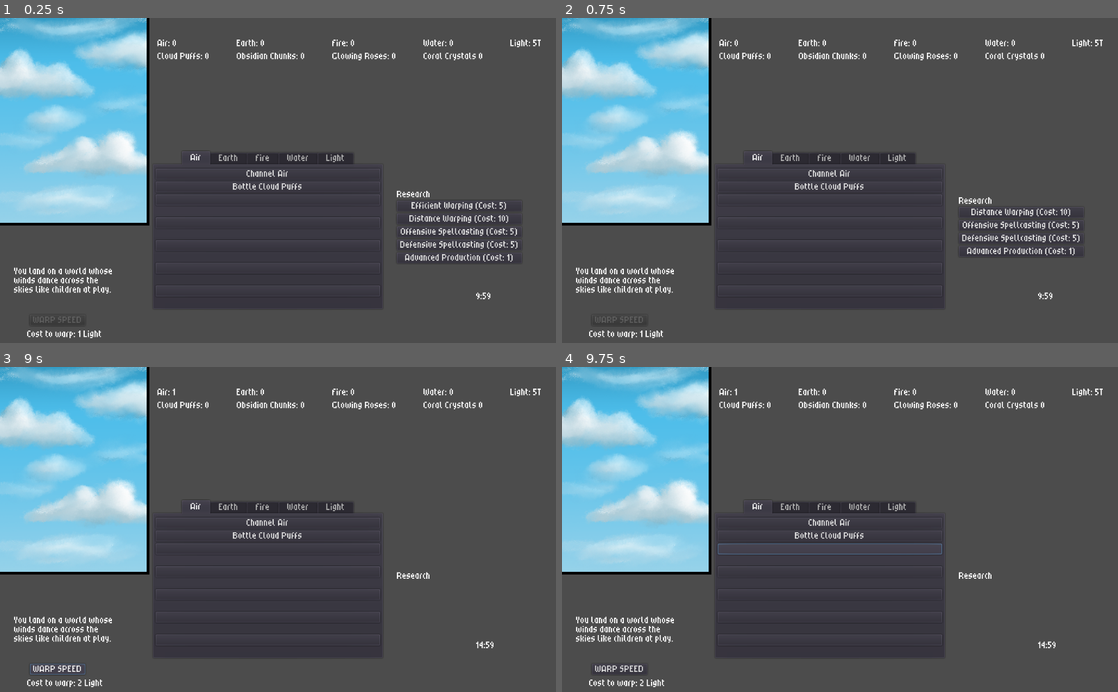
Above: before the commit, frames 1-4 (two rows, left to right).
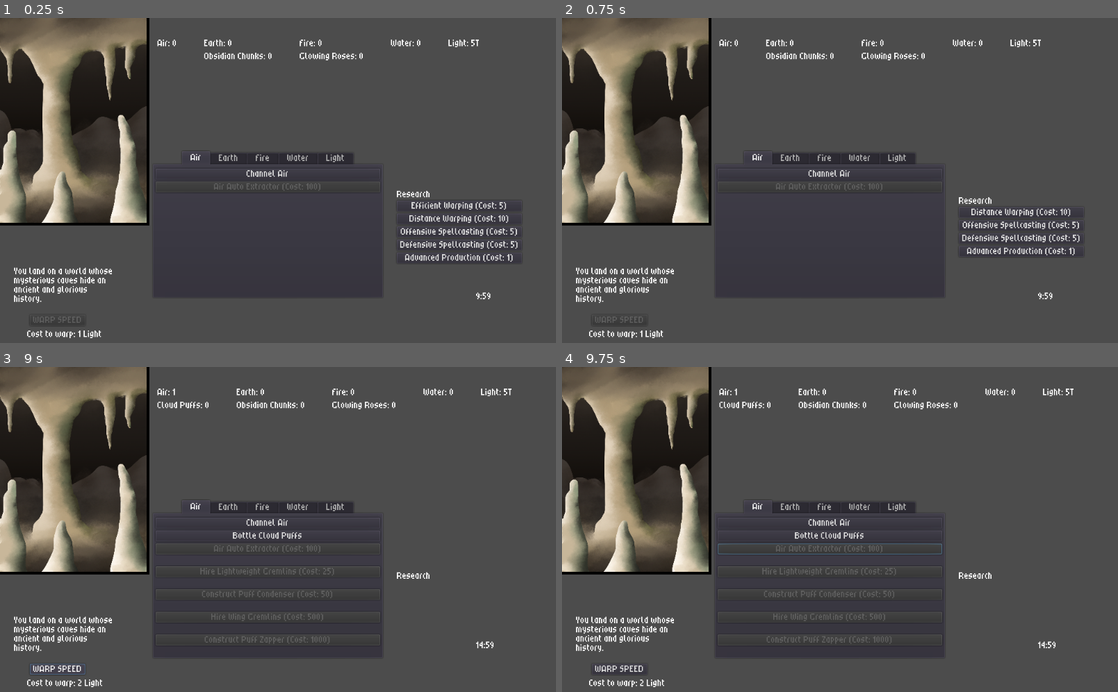
Above: after the commit, the same moments.

Repository: Kevin-Mortimer-19/Spellwarp
Game: Godot game, scene res://Scenes/Dimension.tscn
The game is run twice, just before and just after one commit, with the same random seed, the same clock (stepped at 60 frames per second) and the same inputs.
Inputs (mouse positions are in pixels of both pictures, inside the frame that each line leads up to):
- Up to frame 1 (0.25 s): no input
- Up to frame 2 (0.75 s): click "Efficient Warping (Cost: 5)" at 0.5 s
- Up to frame 3 (9 s): click "Distance Warping (Cost: 10)" at 1.25 s; click "Prosperous Warping (Cost: 10)" at 2 s; click "Offensive Spellcasting (Cost:…" at 2.75 s; click "Defensive Spellcasting (Cost:…" at 3.5 s; click "Efficient Spellcasting (Cost:…" at 4.25 s; click "Advanced Production (Cost: 1)" at 5 s; click "Speedy Gremlins (Cost: 10)" at 5.75 s; click "Powerful Extractors (Cost: 10)" at 6.5 s; click "Channel Air" at 7.25 s; click (266, 536) at 8 s, where only the run before the commit has a clickable "Bottle Cloud Puffs"; click "WARP SPEED" at 8.75 s
- Up to frame 4 (9.75 s): click (828, 549) at 9.52 s

The runs differ from the first frame. In frame 1, 18% of the frame differs, in the area x 0-98%, y 0-90%; in frame 2, 18%; in frame 3, 18%; in frame 4, 18%.
Error before the commit: Parse Error: Mixed tabs and spaces in indentation. (res://Scripts/PassiveController.gd:141)

Commit message:
earth auto extractor bugfix

Diff:
--- a/Scripts/PassiveController.gd
+++ b/Scripts/PassiveController.gd
@@ -138,12 +138,13 @@
 	all_passives.append(air_passive_4)
 
 
-  earth_passive_0 = resource_creator.new(100, 1, 1, earth_button_0, earth_timer_0, earth_label_0, "Earth Auto Extractor", list.RES.EARTH)
+	earth_passive_0 = resource_creator.new(100, 1, 1, earth_button_0, earth_timer_0, earth_label_0, "Earth Auto Extractor", list.RES.EARTH)
 	earth_passive_1 = resource_creator.new(25, 10, 10, earth_button_1, earth_timer_1, earth_label_1, "Hire Mining Gremlins", list.RES.SUBEARTH)
 	earth_passive_2 = resource_creator.new(50, 1, 1, earth_button_2, earth_timer_2, earth_label_2, "Construct Chunk Breaker", list.RES.EARTH)
 	earth_passive_3 = resource_creator.new(500, 100, 10, earth_button_3, earth_timer_3, earth_label_3, "Hire Crag Gremlins", list.RES.SUBEARTH)
 	earth_passive_4 = resource_creator.new(1000, 10, 1, earth_button_4, earth_timer_4, earth_label_4, "Construct Chunk Grinder", list.RES.EARTH)
 
+	all_passives.append(earth_passive_0)
 	all_passives.append(earth_passive_1)
 	all_passives.append(earth_passive_2)
 	all_passives.append(earth_passive_3)
